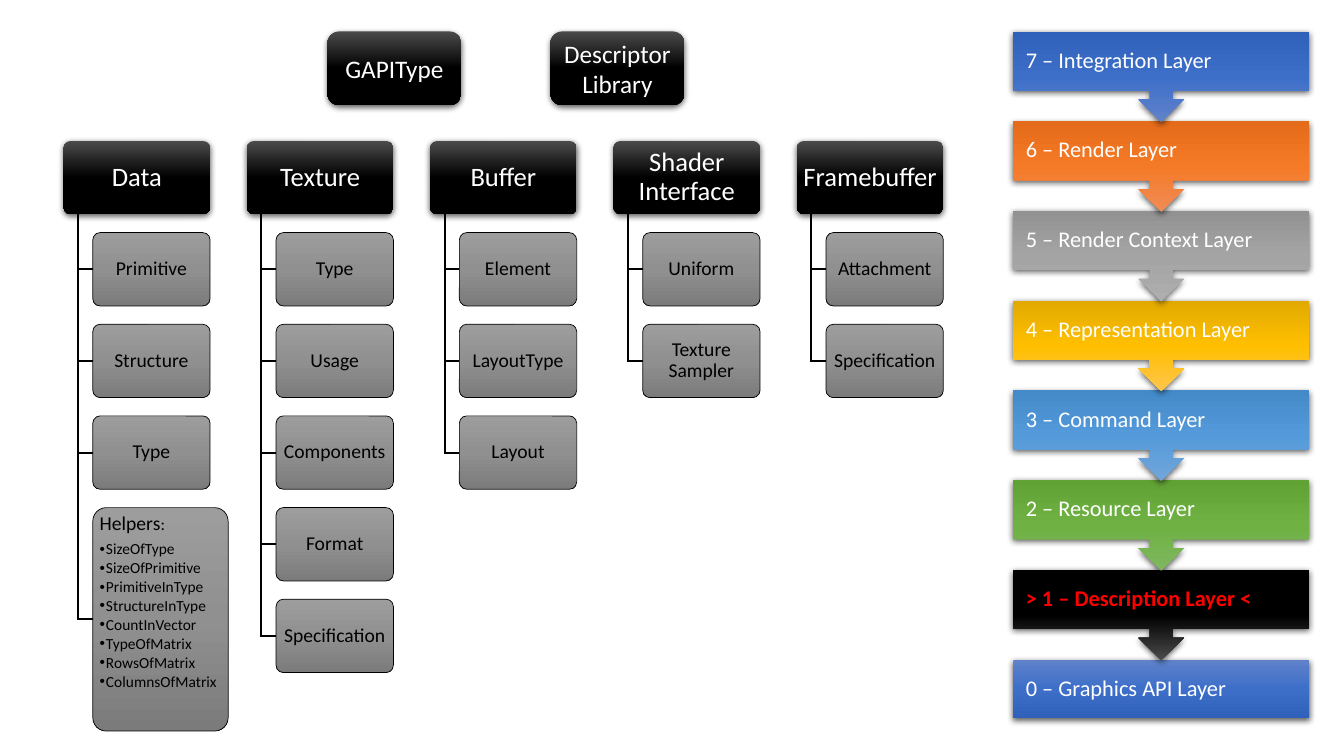
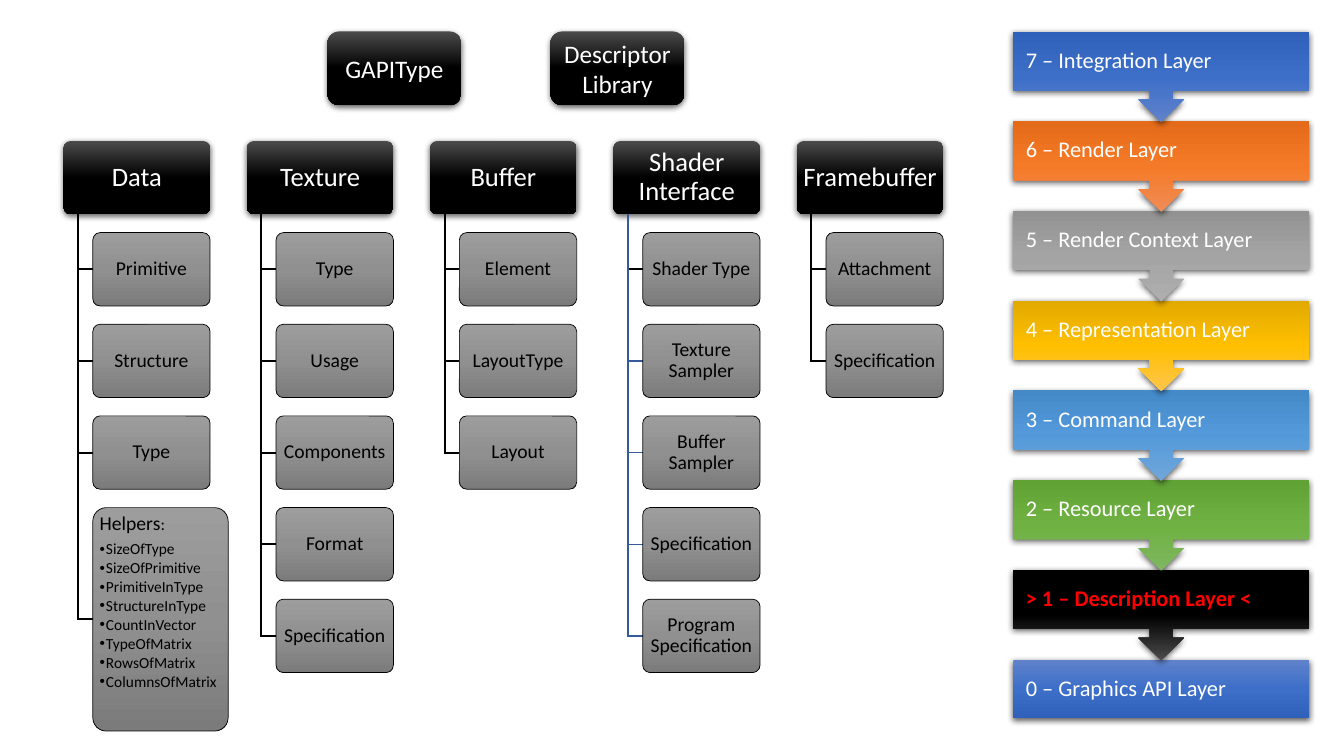
Before and after one commit to pawel-kaleta/FoolsEngine, a slide deck: slide 3 of Documentation/Rendering Architecture.pptx. Drawn at 1344x756 pixels with LibreOffice and Linux fonts; fonts in the diff are those of the drawing. Boxes give left, top, right and bottom in pixels: in the first picture for what was removed or moved away, otherwise in the second. Text is boxed around its words. In the diff, an @@ line names an element or a change of style, - is before the commit and + after.

```diff
--- a/Documentation/Rendering Architecture.pptx
+++ b/Documentation/Rendering Architecture.pptx
@@ freeform shape at [628, 215, 643, 361]: outline #000000 1.5 pt to #365B9D 1 pt @@
@@ text at [652, 261, 750, 278]: text changed @@
-Uniform
+Shader Type
@@ group added at [628, 215, 760, 674]: 3 freeform shapes, 3 rounded rectangles, 3 texts @@
+Buffer Sampler
+Specification
+Program Specification
```
Also in this commit, not shown: 47 other files.
